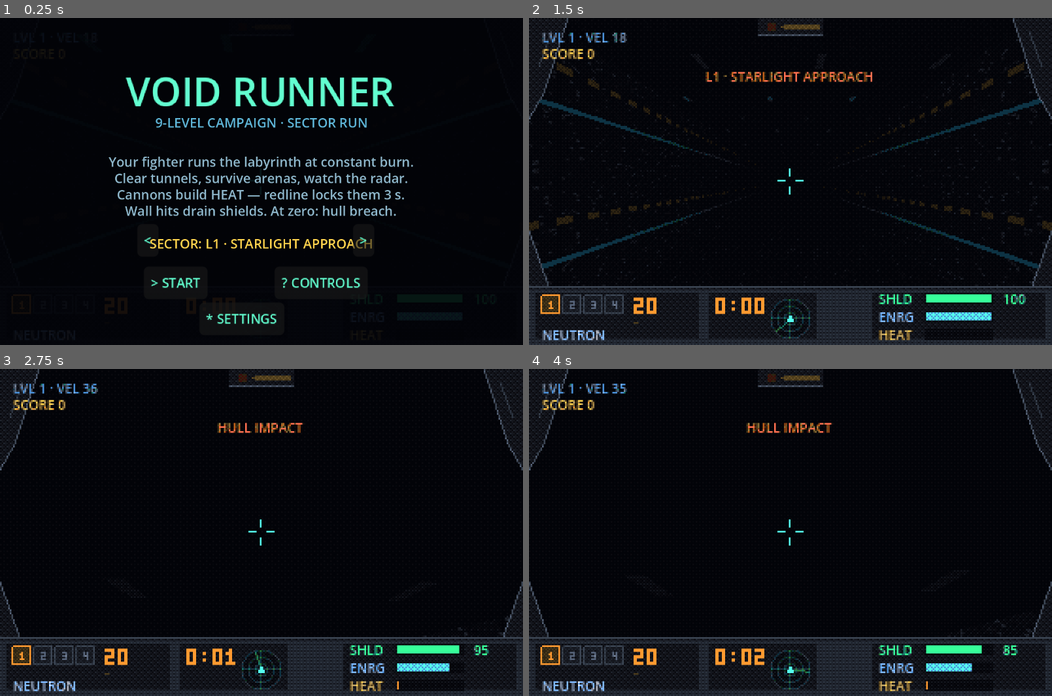
Above: before the commit, frames 1-4 (two rows, left to right).
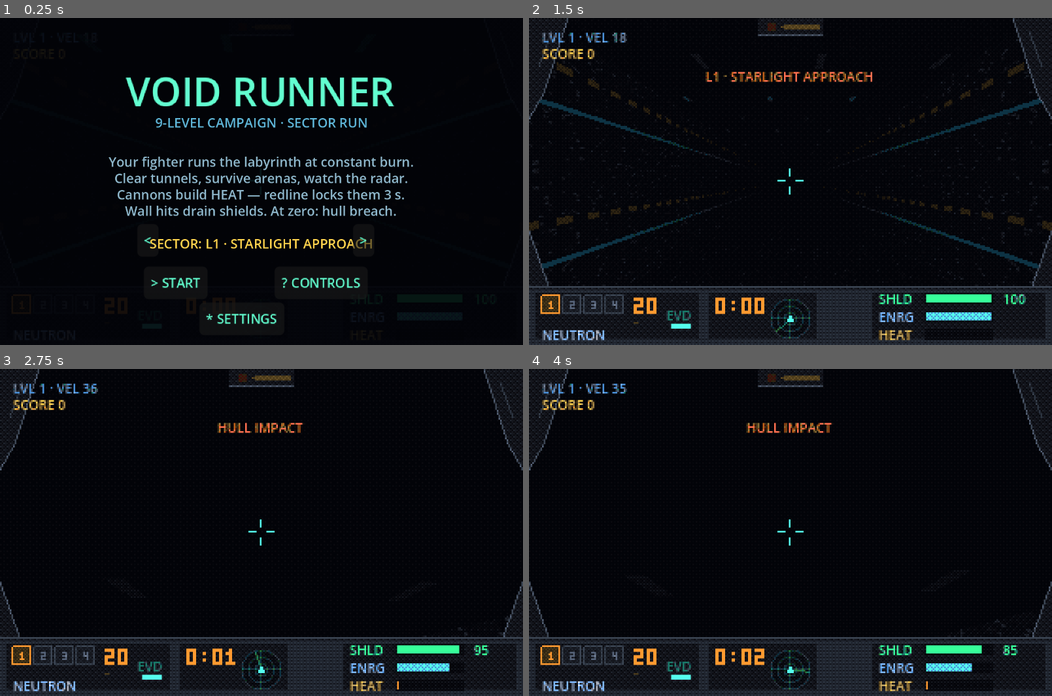
Above: after the commit, the same moments.

Repository: NCSTATEPACK16/VoidRunner
Game: Godot game, scene res://scenes/game.tscn
Same seed, same stepped clock (60 frames per second), same inputs: the game is played once before the commit and once after it.
Inputs (mouse positions are in pixels of both pictures, inside the frame that each line leads up to):
- Up to frame 1 (0.25 s): no input
- Up to frame 2 (1.5 s): click "> START" at 0.5 s; click "> LAUNCH" at 1.25 s
- Up to frame 3 (2.75 s): move the mouse to (287, 532) at 2.02 s; hold Up (steer_up) from 2.03 s (still down); hold W (boost) from 2.03 s (still down); click (287, 532) at 2.17 s; tap Space (fire) at 2.3 s
- Up to frame 4 (4 s): keep holding Up (steer_up); move the mouse to (764, 532) at 2.77 s; release W (boost) at 2.78 s; tap Space (fire) at 2.85, 3.8 s; tap W (boost) at 3.05 s; move the mouse to (800, 525) at 3.52 s; hold W (boost) from 3.53 s (still down)

The runs differ from the first frame. In frame 2, 0.1% of the frame differs, in the area x 26-31%, y 89-95%; in frame 3, 0.1%; in frame 4, 0.1%.

Commit message:
K4: dodge roll / evade burst
A/D keys or double-tap steer arrows: 14u lateral dash over 0.25s with a 0.4s
i-frame window, 20 energy from the shared afterburner pool, 1.2s cooldown.
Dash ends at wall contact (damage-free, no ricochet build-up); wall damage
resumes after the dash. Cyan spark burst + synthesized whoosh, EVD cooldown
lamp on the console, controls overlay updated, smoke-test dodge probe added.

Co-Authored-By: Claude Fable 5 <noreply@anthropic.com>

Diff:
--- a/scripts/audio_sys.gd
+++ b/scripts/audio_sys.gd
@@ -21,6 +21,7 @@
 var _overheat: AudioStreamWAV
 var _portal: AudioStreamWAV
 var _clank: AudioStreamWAV
+var _dodge: AudioStreamWAV
 var _engine_loop: AudioStreamWAV
 
 
@@ -37,6 +38,7 @@
 	_overheat = _render_overheat()
 	_portal = _render_portal()
 	_clank = _render_clank()
+	_dodge = _render_dodge()
 	_engine_loop = _render_engine_loop()
 	_engine = AudioStreamPlayer.new()
 	_engine.stream = _engine_loop
@@ -97,6 +99,10 @@
 
 func play_clank() -> void:
 	_play(_clank)
+
+
+func play_dodge() -> void:
+	_play(_dodge)
 
 
 func _play(stream: AudioStreamWAV) -> void:
@@ -242,6 +248,26 @@
 	return _make_wav(out)
 
 
+func _render_dodge() -> AudioStreamWAV:
+	# K4 evade whoosh: band-swept noise that rises then falls over 0.26 s.
+	var n := int(SAMPLE_RATE * 0.28)
+	var out := PackedFloat32Array()
+	out.resize(n)
+	var rng := RandomNumberGenerator.new()
+	rng.seed = 19
+	var lp := 0.0
+	var lp2 := 0.0
+	for i in n:
+		var t := float(i) / SAMPLE_RATE
+		var sweep := sin(minf(1.0, t / 0.26) * PI)
+		var cutoff := 300.0 + sweep * 2200.0
+		var alpha := clampf(cutoff / (SAMPLE_RATE * 0.5), 0.0, 1.0)
+		lp += (rng.randf_range(-1.0, 1.0) - lp) * alpha * 4.0
+		lp2 += (lp - lp2) * 0.4
+		out[i] = clampf(lp2, -1.0, 1.0) * 0.3 * sweep
+	return _make_wav(out)
+
+
 func _render_engine_loop() -> AudioStreamWAV:
 	# One-second looping low saw hum (pitch-scaled with speed at runtime).
 	var n := SAMPLE_RATE
--- a/scripts/game.gd
+++ b/scripts/game.gd
@@ -95,6 +95,10 @@
 	hazard_mgr.player = player
 	shot_mgr.player_hit.connect(func(dmg: float) -> void: player.take_damage(dmg, "SHIELD HIT"))
 	player.damaged.connect(func(_a: float, msg: String) -> void: hud.show_message(msg))
+	player.notified.connect(func(msg: String) -> void: hud.show_message(msg))
+	player.dodged.connect(func(dir: Vector3) -> void:
+		shot_mgr.spawn_dodge_burst(player.position + dir * 2.0 + Vector3.UP * -0.4)
+		AudioSys.play_dodge())
 	GameState.player_died.connect(_on_player_died)
 	overlays.launch_requested.connect(_on_launch)
 	overlays.next_level_requested.connect(_on_next_level)
--- a/scripts/hud.gd
+++ b/scripts/hud.gd
@@ -107,6 +107,7 @@
 	_label(root, Vector2(214, CONSOLE_Y + 24), "HEAT", Color("ffab66"), 8)
 	_heat_bar = _bar(root, Vector2(242, CONSOLE_Y + 26), Color("ff9a30"))
 	_wpn_name = _label(root, Vector2(8, CONSOLE_Y + 24), "", Color("9fe8ff"), 8)
+	_label(root, Vector2(84, CONSOLE_Y + 12), "EVD", Color("2f8a82"), 8)  # K4 lamp
 	GameState.shields_changed.connect(func(_v: float) -> void: _update_bars())
 	GameState.energy_changed.connect(func(_v: float) -> void: _update_bars())
 	GameState.heat_changed.connect(func(_v: float) -> void: _update_bars())
@@ -244,6 +245,12 @@
 	_draw_text3x5(c, Vector2(64, CONSOLE_Y + 7), "%02d" % GameState.missiles, 2,
 		DIGIT_COL if GameState.missiles > 0 else Color("ff3018"))
 	_draw_text3x5(c, Vector2(64, CONSOLE_Y + 20), "-", 1, DIGIT_DIM)
+	# K4: evade lamp — refills through the cooldown, bright cyan when ready
+	if player:
+		var frac := 1.0 - clampf(player.dodge_cd / PlayerShip.DODGE_CD, 0.0, 1.0)
+		c.draw_rect(Rect2(86, CONSOLE_Y + 22, 14, 5), Color(0.10, 0.11, 0.13))
+		c.draw_rect(Rect2(87, CONSOLE_Y + 23, 12.0 * frac, 3),
+			Color("55ffee") if frac >= 1.0 else Color(0.13, 0.38, 0.36))
 	# TIME clock
 	_draw_text3x5(c, Vector2(114, CONSOLE_Y + 7), _time_string(), 2, DIGIT_COL)
 	# kill counter over the radar (only while an arena lock is active)
--- a/scripts/input_setup.gd
+++ b/scripts/input_setup.gd
@@ -1,7 +1,8 @@
 extends Node
 ## Autoload: registers the whole Input Map in code at boot.
 ## Mapping mirrors PROJECT.md §11.4 / the v2.2 web build: arrows + mouse steer,
-## LMB/Space/X fire, W/RMB afterburner, S brake, 1-4 weapons, Backspace cycles, P pause.
+## LMB/Space/X fire, W/RMB afterburner, S brake, A/D evade roll (K4), 1-4 weapons,
+## Backspace cycles, P pause.
 
 
 func _init() -> void:
@@ -9,6 +10,8 @@
 	_key_action("steer_right", KEY_RIGHT)
 	_key_action("steer_up", KEY_UP)
 	_key_action("steer_down", KEY_DOWN)
+	_key_action("dodge_left", KEY_A)
+	_key_action("dodge_right", KEY_D)
 	_key_action("fire", KEY_SPACE)
 	_add_key("fire", KEY_X)
 	_add_mouse("fire", MOUSE_BUTTON_LEFT)
--- a/scripts/overlays.gd
+++ b/scripts/overlays.gd
@@ -165,7 +165,7 @@
 	_title(p, "FLIGHT MANUAL", 14, TITLE_COL)
 	var left := [
 		"FLIGHT", "MOUSE / ARROWS  steer", "W or RMB  afterburner", "S  retro brake",
-		"", "SYSTEM", "P or ESC  pause",
+		"A / D  evade roll", "", "SYSTEM", "P or ESC  pause",
 	]
 	var right := [
 		"WEAPONS", "LMB / SPACE / X  fire", "1 NEUTRON  2 SCATTER", "3 BOLT  4 MISSILE",
--- a/scripts/player.gd
+++ b/scripts/player.gd
@@ -5,6 +5,8 @@
 ## numbers here are the shipped v2.2 tuning from PROJECT.md §5.
 
 signal damaged(amount: float, message: String)
+signal notified(message: String)          # HUD callouts that aren't damage (K4)
+signal dodged(direction: Vector3)         # K4: game.gd hangs sparks + SFX on this
 
 const BASE_SPEED := 18.0
 const BOOST_SPEED := 38.0
@@ -19,6 +21,15 @@
 const KB_PITCH_RATE := 1.15
 const MOUSE_SENS := 0.0021
 
+# K4 dodge roll: a quick lateral displacement with a short invulnerability window.
+# Spends the shared afterburner energy pool — evading and boosting compete.
+const DODGE_COST := 20.0
+const DODGE_DIST := 14.0
+const DODGE_TIME := 0.25
+const DODGE_IFRAMES := 0.4
+const DODGE_CD := 1.2
+const DOUBLE_TAP := 0.28
+
 var path: PathGen
 var world: WorldBuilder
 
@@ -33,6 +44,13 @@
 var last_damage := -99.0
 var elapsed := 0.0
 var active := false           # only steers/moves while the run is live
+
+var dodge_cd := 0.0           # public: the HUD's evade lamp reads this
+var iframes_t := 0.0
+var _dodge_t := 0.0
+var _dodge_dir := Vector3.ZERO
+var _tap_l := -99.0
+var _tap_r := -99.0
 
 var _turn_sm := 0.0
 var camera: Camera3D
@@ -73,6 +91,12 @@
 	wall_hurt_t = 0.0
 	last_damage = -99.0
 	elapsed = 0.0
+	dodge_cd = 0.0
+	iframes_t = 0.0
+	_dodge_t = 0.0
+	_dodge_dir = Vector3.ZERO
+	_tap_l = -99.0
+	_tap_r = -99.0
 	rotation = Vector3.ZERO
 	camera.position = Vector3.ZERO
 
@@ -107,6 +131,21 @@
 		pitch = minf(PITCH_LIMIT, pitch + ps)
 	if Input.is_action_pressed("steer_down"):
 		pitch = maxf(-PITCH_LIMIT, pitch - ps)
+	# --- K4 dodge roll: A/D keys, or a double-tap on the steer keys ---
+	dodge_cd = maxf(0.0, dodge_cd - delta)
+	iframes_t = maxf(0.0, iframes_t - delta)
+	if Input.is_action_just_pressed("dodge_left"):
+		_try_dodge(-1.0)
+	if Input.is_action_just_pressed("dodge_right"):
+		_try_dodge(1.0)
+	if Input.is_action_just_pressed("steer_left"):
+		if elapsed - _tap_l < DOUBLE_TAP:
+			_try_dodge(-1.0)
+		_tap_l = elapsed
+	if Input.is_action_just_pressed("steer_right"):
+		if elapsed - _tap_r < DOUBLE_TAP:
+			_try_dodge(1.0)
+		_tap_r = elapsed
 	# --- speed / energy (energy = afterburner reserve only) ---
 	var target := BASE_SPEED
 	var boosting := Input.is_action_pressed("boost") and GameState.energy > 0.5
@@ -125,6 +164,10 @@
 	# --- move ---
 	var fwd := forward()
 	position += fwd * (speed * delta)
+	if _dodge_t > 0.0:
+		# decelerating triangle profile — integrates to exactly DODGE_DIST
+		position += _dodge_dir * (2.0 * DODGE_DIST / DODGE_TIME) * (_dodge_t / DODGE_TIME) * delta
+		_dodge_t -= delta
 	position += bounce * delta
 	bounce *= pow(0.015, delta)
 	wall_hurt_t -= delta
@@ -144,6 +187,23 @@
 	muzzle_light.light_energy *= pow(0.0006, delta)
 
 
+## K4: start a dodge if it's off cooldown and the shared energy pool can pay for it.
+## dir_sign: -1 = roll left, +1 = roll right (ship-relative).
+func _try_dodge(dir_sign: float) -> void:
+	if not active or dodge_cd > 0.0 or _dodge_t > 0.0:
+		return
+	if GameState.energy < DODGE_COST:
+		notified.emit("LOW ENERGY")
+		return
+	GameState.energy -= DODGE_COST
+	dodge_cd = DODGE_CD
+	_dodge_t = DODGE_TIME
+	iframes_t = DODGE_IFRAMES
+	_dodge_dir = forward().cross(Vector3.UP).normalized() * dir_sign
+	_turn_sm -= dir_sign * 0.22   # lean the camera into the roll
+	dodged.emit(_dodge_dir)
+
+
 func _wall_collide() -> void:
 	var ring: Dictionary = path.rings[ring_idx]
 	var rel := position - ring.p as Vector3
@@ -170,9 +230,14 @@
 		position += ring.u * (-max_bot - vert)
 		bounce += ring.u * 16.0
 		hit = true
-	if hit and wall_hurt_t <= 0.0:
+	# K4: a dash ends at the wall — one clamped contact, damage-free, instead of
+	# feeding the bounce impulse every contact frame into a violent ricochet
+	# (tunnels are narrower than DODGE_DIST, so corridor dodges always reach a wall).
+	if hit and _dodge_t > 0.0:
+		_dodge_t = 0.0
+	elif hit and wall_hurt_t <= 0.0:
 		wall_hurt_t = 0.45
-		take_damage(WALL_DMG, "HULL IMPACT")
+		take_damage(WALL_DMG, "HULL IMPACT", true)
 
 
 ## Phase E: a closed kill-locked door acts like a wall cap — bounce off it.
@@ -187,11 +252,15 @@
 		bounce += ring.d * -14.0
 		if wall_hurt_t <= 0.0:
 			wall_hurt_t = 0.45
-			take_damage(2.0, "BULKHEAD SEALED — CLEAR ALL HOSTILES")
-
-
-func take_damage(amount: float, message: String) -> void:
+			take_damage(2.0, "BULKHEAD SEALED — CLEAR ALL HOSTILES", true)
+
+
+## pierce_evade: wall/bulkhead scrapes still hurt mid-dodge (no rolling along walls
+## for free); everything else — shots, contact, crushers, blasts — respects i-frames.
+func take_damage(amount: float, message: String, pierce_evade := false) -> void:
 	if GameState.is_dead:
+		return
+	if iframes_t > 0.0 and not pierce_evade:
 		return
 	GameState.shields -= amount
 	last_damage = elapsed
--- a/scripts/shot_manager.gd
+++ b/scripts/shot_manager.gd
@@ -24,6 +24,7 @@
 var _explosion_frames: Array[ImageTexture] = []
 var _enemy_shot_tex: ImageTexture
 var _spark_tex: ImageTexture
+var _dodge_spark_tex: ImageTexture   # K4: cool blue, reads as thrusters not damage
 var _missile_tex: ImageTexture
 var _bolt_cache := {}
 
@@ -32,6 +33,7 @@
 	_explosion_frames = SpriteGen.explosion_frames()
 	_enemy_shot_tex = SpriteGen.star_texture(Palette.ORANGE_2, Palette.RED_2)
 	_spark_tex = SpriteGen.star_texture(Palette.ORANGE_3, Palette.ORANGE_1, 8)
+	_dodge_spark_tex = SpriteGen.star_texture(Palette.CYAN_3, Palette.BLUE_2, 8)
 	_missile_tex = SpriteGen.missile_texture()
 	for i in 3:
 		var light := OmniLight3D.new()
@@ -52,7 +54,8 @@
 ## Every texture a fight can draw, for the briefing-screen shader warm-up.
 ## Also pre-populates the per-weapon bolt cache so no texture is built mid-flight.
 func warmup_textures(weapon_list: Array[WeaponDef]) -> Array:
-	var texes: Array = [_explosion_frames[0], _enemy_shot_tex, _spark_tex, _missile_tex]
+	var texes: Array = [_explosion_frames[0], _enemy_shot_tex, _spark_tex,
+		_dodge_spark_tex, _missile_tex]
 	for w in weapon_list:
 		if w.fuse > 0.0:
 			continue
@@ -140,6 +143,18 @@
 	light.position = pos
 	light.light_energy = 3.2 if big else 2.2
 	AudioSys.play_boom(big)
+
+
+## K4: blue spark puff at the dodge origin — same lifecycle as explosion sparks.
+func spawn_dodge_burst(pos: Vector3) -> void:
+	for i in 5:
+		var spark := SpriteGen.make_sprite(_dodge_spark_tex, 1.1)
+		spark.position = pos
+		add_child(spark)
+		_sparks.append({
+			"node": spark, "t": 0.6,
+			"vel": Vector3(randf_range(-10, 10), randf_range(-10, 10), randf_range(-10, 10)),
+		})
 
 
 ## Rotate a heat-seeking shot's velocity toward the nearest enemy by a capped angle,
--- a/tests/smoke_test.gd
+++ b/tests/smoke_test.gd
@@ -87,6 +87,24 @@
 		game._process(dt)
 	assert(GameState.level_props == 1)   # cell exploded and was counted
 	print("props ok — %d cells placed, detonation counted" % GameState.level_props_total)
+	# --- K4: dodge roll — spends energy, grants brief i-frames, shifts laterally ---
+	var ring0: Dictionary = game.path.rings[game.player.ring_idx]
+	var lat0: float = (game.player.position - ring0.p as Vector3).dot(ring0.r)
+	var energy0: float = GameState.energy
+	game.player._try_dodge(1.0)
+	assert(game.player.iframes_t > 0.0)
+	assert(GameState.energy <= energy0 - PlayerShip.DODGE_COST + 0.01)
+	var sh0: float = GameState.shields
+	game.player.take_damage(10.0, "TEST SHOT")
+	assert(GameState.shields == sh0)   # i-frames absorb non-wall damage
+	for f in 20:
+		game._process(dt)
+	var ring1: Dictionary = game.path.rings[game.player.ring_idx]
+	var lat1: float = (game.player.position - ring1.p as Vector3).dot(ring1.r)
+	assert(lat1 - lat0 > 3.0)          # visibly displaced to the roll side
+	assert(game.player.dodge_cd > 0.0)
+	print("dodge ok — lat %.1f -> %.1f, energy %.0f -> %.0f" % [
+		lat0, lat1, energy0, GameState.energy])
 	Input.action_press("fire")
 	var peak_enemies := 0
 	var overheated_seen := false
